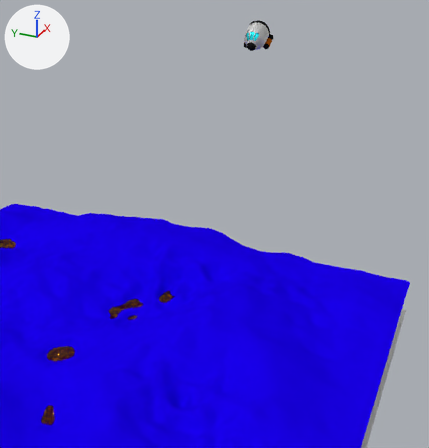
One commit to the Blender file 04-Shots/pk-Twixoberfläche-shot2.blend: the scene before it, then after it.
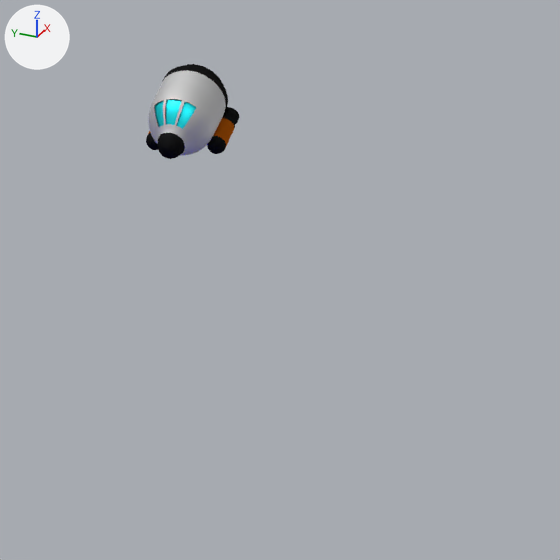
Each version appears first from a 50 mm lens placed at (-59.5, -56.7, 59.6), pointed at (29.0, -16.9, 15.4), and next in a close-up on the part from 46% to 88% of the width and 0% to 40% of the height. Arrows for +X, +Y and +Z are at upper left; the lights stay in place.

Objects in the first close-up: 'Landekapsel'.
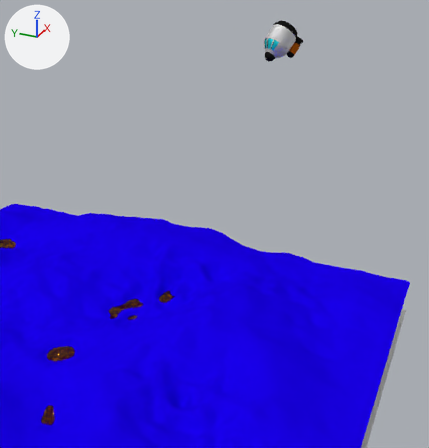
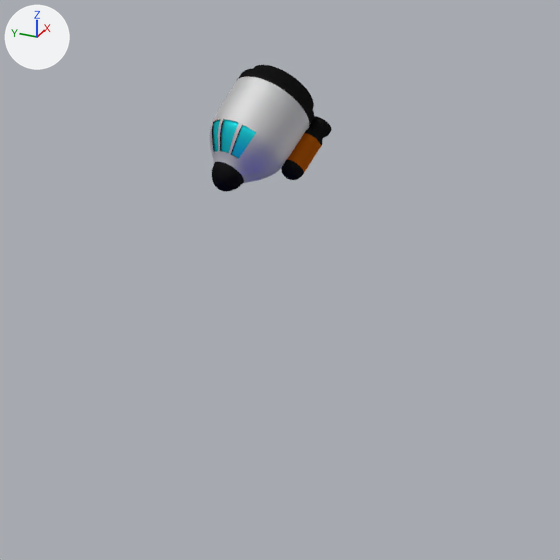
Commit message: Upload FH-Fortschritt Twixoberfläche Shots Einfügen der Landekapsel mit Antriebseffekt Space4 Shot mit neuer Landekapsel

The change, as a list of edits to the scene's bpy script:
```text
Add col_landekapselantrieb:
    col_landekapselantrieb = bpy.data.collections.new('landekapselAntrieb')
    col_landekapselantrieb.objects.link(ob_antrieb_glow)
    col_landekapselantrieb.objects.link(ob_scheibe)
    col_landekapselantrieb.objects.link(ob_nase)
    col_landekapselantrieb.objects.link(ob_rückseite_rund)
    col_landekapselantrieb.objects.link(ob_rahmen)
    col_landekapselantrieb.objects.link(ob_tür)
    col_landekapselantrieb.objects.link(ob_fensterrahmen)
    col_landekapselantrieb.objects.link(ob_hinterteil)
    col_landekapselantrieb.objects.link(ob_antrieb_rechts_mitte)
    col_landekapselantrieb.objects.link(ob_antrieb_rechts_vorne)
    col_landekapselantrieb.objects.link(ob_antrieb_rechts_hinten)
    col_landekapselantrieb.objects.link(ob_antrieb_links_inten)
    col_landekapselantrieb.objects.link(ob_antrieb_links_vorne)
    col_landekapselantrieb.objects.link(ob_atrieb_links_mitte)
    col_landekapselantrieb.objects.link(ob_hauptkörper)
Remove ob_landekapsel:
    ob_landekapsel = bpy.data.objects.new('Landekapsel', None)
Change ob_scheibe:
    ob_scheibe.location: (-0.961, 0.0, 2.0) -> (-2.71, 0.0, 2.0)
Change ob_nase:
    ob_nase.location: (-0.961, 0.0, 2.0) -> (-2.71, 0.0, 2.0)
Change ob_rückseite_rund:
    ob_rückseite_rund.location: (-0.961, 0.0, 2.0) -> (-2.71, 0.0, 2.0)
Change ob_rahmen:
    ob_rahmen.location: (-0.403, -0.532, 1.269) -> (-2.153, -0.532, 1.269)
Change ob_tür:
    ob_tür.location: (-0.369, -0.53, 2.023) -> (-2.118, -0.53, 2.023)
Change ob_fensterrahmen:
    ob_fensterrahmen.location: (-0.961, 0.0, 2.0) -> (-2.71, 0.0, 2.0)
Change ob_hinterteil:
    ob_hinterteil.location: (-0.961, 0.0, 2.0) -> (-2.71, 0.0, 2.0)
Change ob_antrieb_rechts_vorne:
    ob_antrieb_rechts_vorne.location: (2.462, -1.885, 0.555) -> (0.712, -1.885, 0.555)
Change ob_antrieb_links_inten:
    ob_antrieb_links_inten.location: (0.923, 1.885, 0.555) -> (-0.827, 1.885, 0.555)
Change ob_antrieb_links_vorne:
    ob_antrieb_links_vorne.location: (2.462, 1.885, 0.555) -> (0.712, 1.885, 0.555)
Change ob_atrieb_links_mitte:
    ob_atrieb_links_mitte.location: (1.692, 1.885, 0.555) -> (-0.0573, 1.885, 0.555)
Change ob_hauptkörper:
    ob_hauptkörper.location: (-0.961, 0.0, 2.0) -> (-2.71, 0.0, 2.0)
Add ob_landekapselantrieb:
    ob_landekapselantrieb = bpy.data.objects.new('landekapselAntrieb', None)
    ob_landekapselantrieb.location = (47.95, -22.38, 43.5)
    ob_landekapselantrieb.rotation_euler = (-0.131, 0.795, 2.71)  # degrees (-7.5, 46, 155)
    ob_landekapselantrieb.scale = (1.24, 1.24, 1.24)
    ob_landekapselantrieb.instance_type = 'COLLECTION'
    ob_landekapselantrieb.instance_collection = col_landekapselantrieb
Add ob_antrieb_glow:
    ob_antrieb_glow = bpy.data.objects.new('Antrieb glow', me_circle_008)  # 64 vertices, 2 faces; spans x -1.0..1.0, y -1.0..9.59, z 0.0; in mat_material_001 (orange #fc5100)
    ob_antrieb_glow.location = (-1.731, -1.885, 0.555)
    ob_antrieb_glow.rotation_euler = (0.0, 1.571, 0.0)  # degrees (0, 90, 0)
    ob_antrieb_glow.scale = (0.439, 0.439, 0.439)
```

Where the change shows, as pixel boxes [x1, y1, x2, y2] in the close-ups (560 x 560 px):
'landekapselAntrieb', added: after [210, 65, 332, 192]
'Landekapsel', deleted: before [146, 64, 239, 159]
